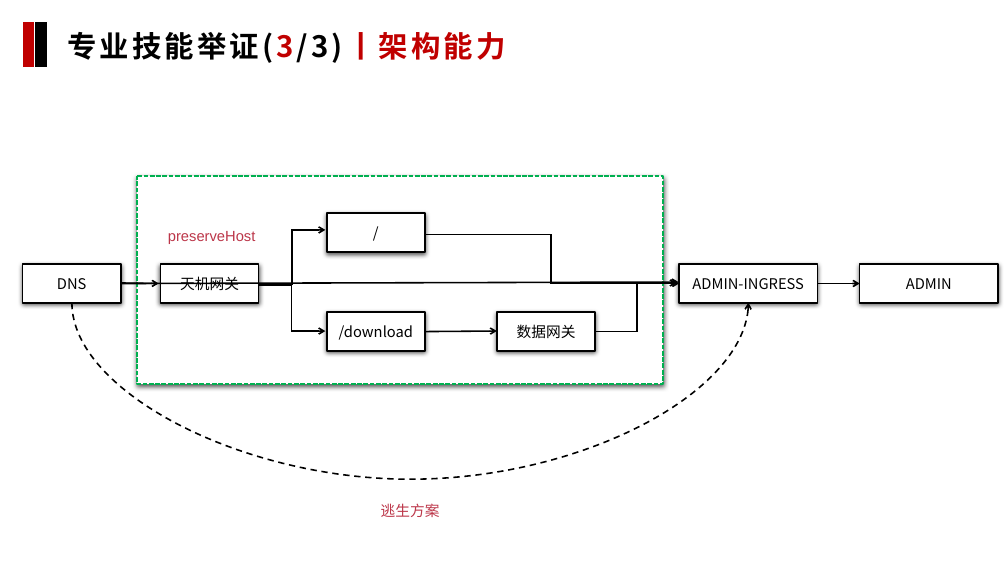
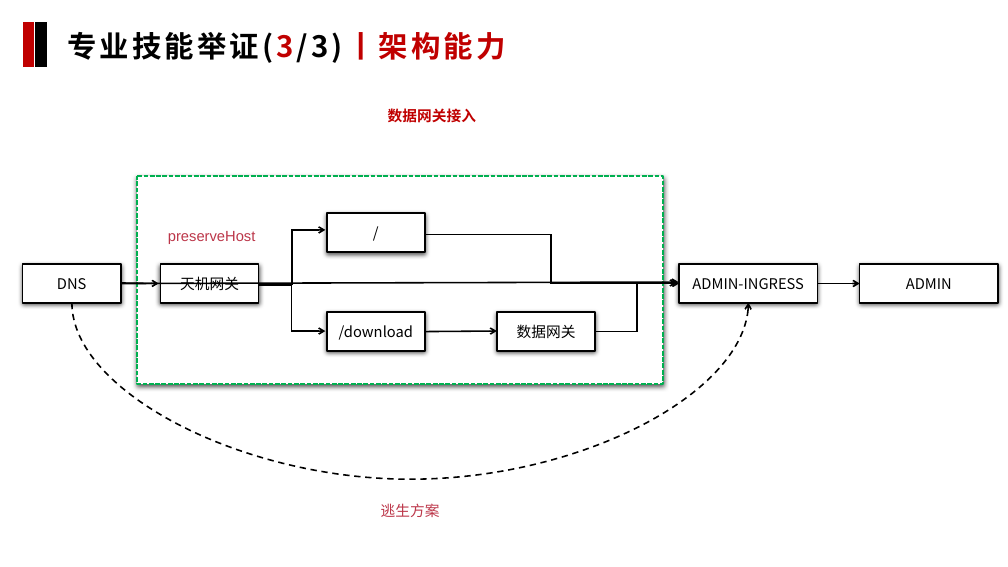
Before and after one commit to johoka/my, a slide deck: slide 12 of 科技专业能力举证模板（后端开发工程师-徐保华-8级）V1.3.pptx (slide 13 before the commit). Drawn at 1008x567 pixels with LibreOffice and Linux fonts; fonts in the diff are those of the drawing. Boxes give left, top, right and bottom in pixels: in the first picture for what was removed or moved away, otherwise in the second. Text is boxed around its words. In the diff, an @@ line names an element or a change of style, - is before the commit and + after.

```diff
--- a/科技专业能力举证模板（后端开发工程师-徐保华-8级）V1.3.pptx
+++ b/科技专业能力举证模板（后端开发工程师-徐保华-8级）V1.3.pptx
@@ text added at [388,108,476,123], 14 pt, text #C00000, bold @@
+数据网关接入
```
Also in this commit, not shown: 3 other slides changed, 1 slide removed.
